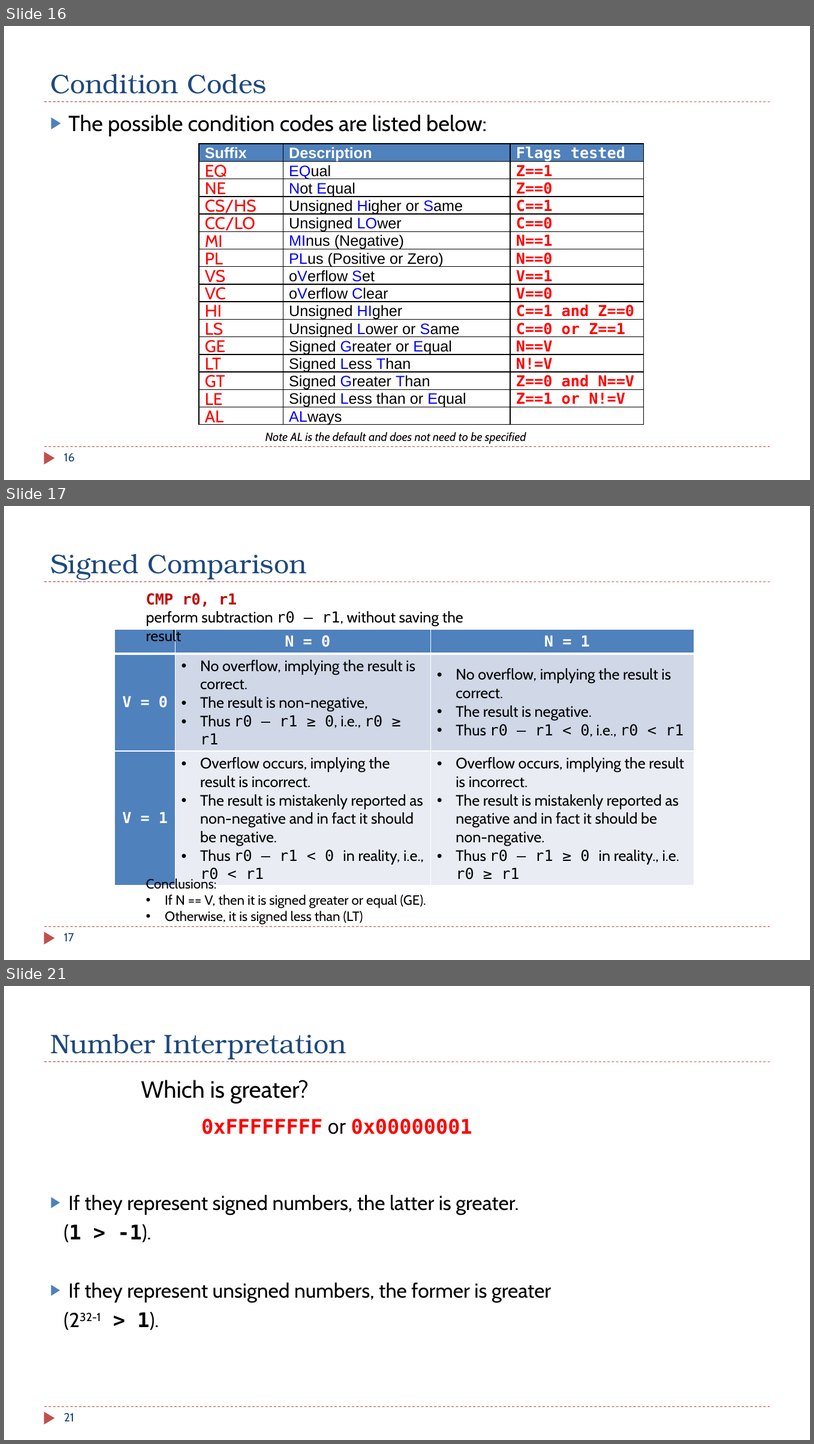
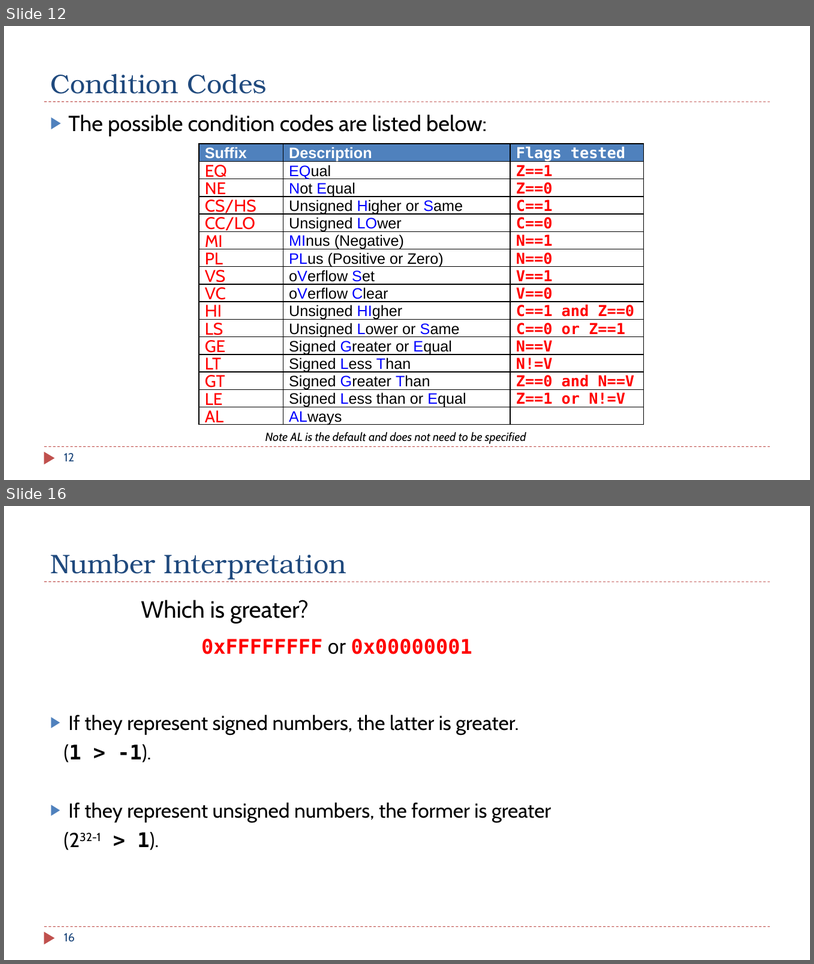
Before and after one commit to guhofstra/CSC111Fa25, a slide deck: PPTs/Ch6_ARM_Control_Flow.pptx. Shown one above the other, each under a label of ours: slides 16, 17 and 21 before the commit, slides 12 and 16 after it; the slides between them are not shown. The pictures are 814x1444 and 814x964 pixels, drawn with LibreOffice and Linux fonts; fonts in the diff are those of the drawing. Boxes give left, top, right and bottom in pixels: in the first picture for what was removed or moved away, otherwise in the second. Text is boxed around its words. In the diff, an @@ line names an element or a change of style, - is before the commit and + after.

```diff
--- a/PPTs/Ch6_ARM_Control_Flow.pptx
+++ b/PPTs/Ch6_ARM_Control_Flow.pptx
@@ slide 17 removed at (x1=4, y1=506, x2=810, y2=960), background #FFFFFF; not listed: 3 template elements that a slide beside it also shows @@
@@ title removed at (x1=50, y1=554, x2=306, y2=579) @@
-Signed Comparison
@@ text removed at (x1=146, y1=593, x2=464, y2=626) @@
-CMP r0, r1
-perform subtraction r0 – r1, without saving the result
@@ table removed at (x1=115, y1=630, x2=694, y2=885), 3 rows, 3 columns @@
- | N = 0 | N = 1
-V = 0 | No overflow, implying the result is correct. / The result is non-negative, / Thus r0 – r1 ≥ 0, i.e., r0 ≥ r1 | No overflow, implying the result is correct. / The result is negative. / Thus r0 – r1 < 0, i.e., r0 < r1
-V = 1 | Overflow occurs, implying the result is incorrect. / The result is mistakenly reported as non-negative and in fact it should be negative. / Thus r0 – r1 < 0 in reality, i.e., r0 < r1 | Overflow occurs, implying the result is incorrect. / The result is mistakenly reported as negative and in fact it should be non-negative. / Thus r0 – r1 ≥ 0 in reality., i.e. r0 ≥ r1
@@ text removed at (x1=146, y1=877, x2=426, y2=924) @@
-Conclusions:
-• If N == V, then it is signed greater or equal (GE).
-• Otherwise, it is signed less than (LT)
@@ page number removed at (x1=64, y1=933, x2=74, y2=941) @@
-17
@@ what was slide 16 is now slide 12 @@
@@ page number at (x1=64, y1=453, x2=74, y2=461): text changed @@
-16
+12
@@ what was slide 21 is now slide 16 @@
@@ page number at (x1=64, y1=933, x2=75, y2=942): text changed @@
-21
+16
```
Also in this commit, not shown: 9 slides changed, 1 slide added, 2 other slides removed, 9 other files.
